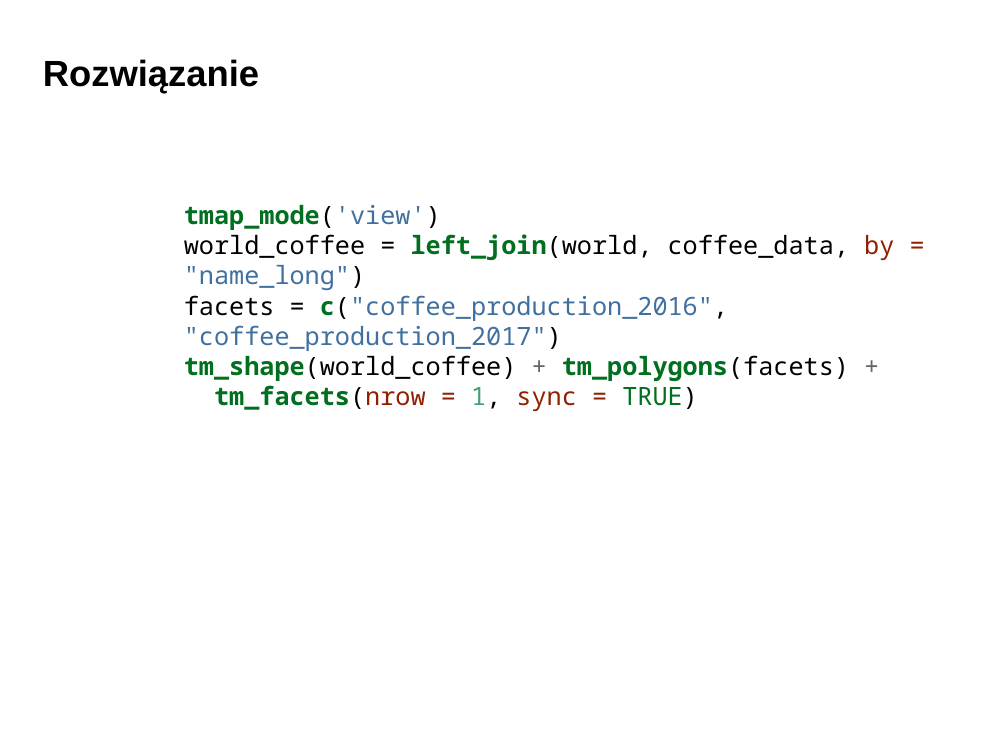
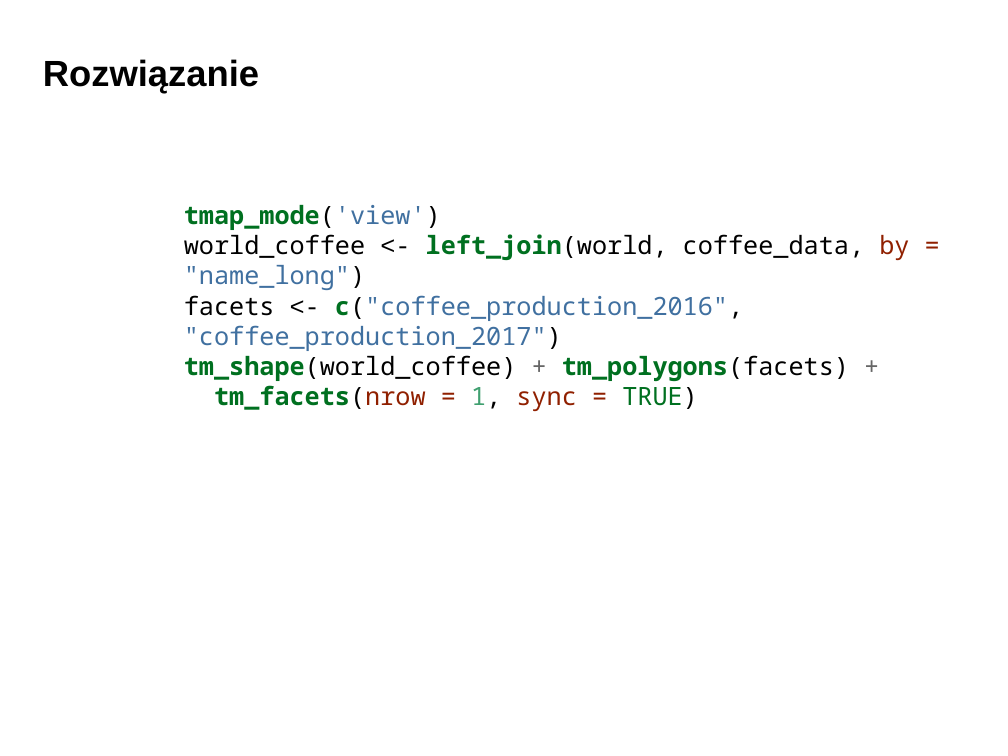
Before and after one commit to dabrowskia/ADP2020, a slide deck: slide 59 of presentations/Analiza Danych Przestrzennych 03.pptx. Drawn at 1008x756 pixels with LibreOffice and Linux fonts; fonts in the diff are those of the drawing; background and template pictures are left out. Boxes give left, top, right and bottom in pixels: in the first picture for what was removed or moved away, otherwise in the second. Text is boxed around its words. In the diff, an @@ line names an element or a change of style, - is before the commit and + after.

```diff
--- a/presentations/Analiza Danych Przestrzennych 03.pptx
+++ b/presentations/Analiza Danych Przestrzennych 03.pptx
@@ text at (184,205,909,411): text changed @@
-tmap_mode('view')
-world_coffee = left_join(world, coffee_data, by = "name_long")
-facets = c("coffee_production_2016", "coffee_production_2017")
-tm_shape(world_coffee) + tm_polygons(facets) +
-tm_facets(nrow = 1, sync = TRUE)
+tmap_mode('view')
+world_coffee <- left_join(world, coffee_data, by = "name_long")
+facets <- c("coffee_production_2016", "coffee_production_2017")
+tm_shape(world_coffee) + tm_polygons(facets) +
+tm_facets(nrow = 1, sync = TRUE)
```
Also in this commit, not shown: 14 other slides changed, 2 other files.
